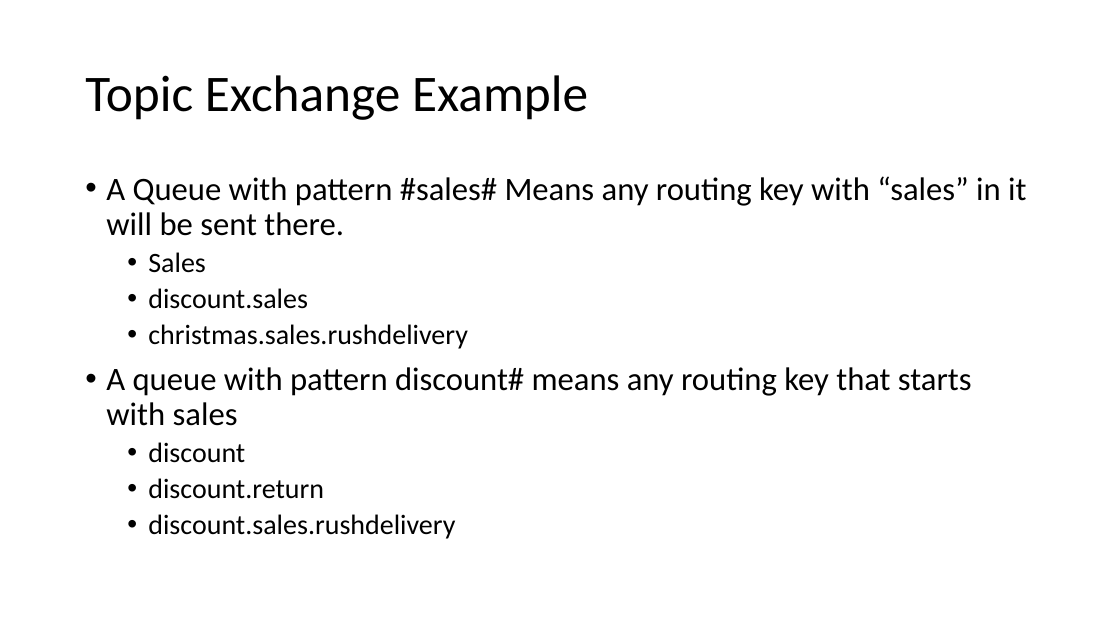
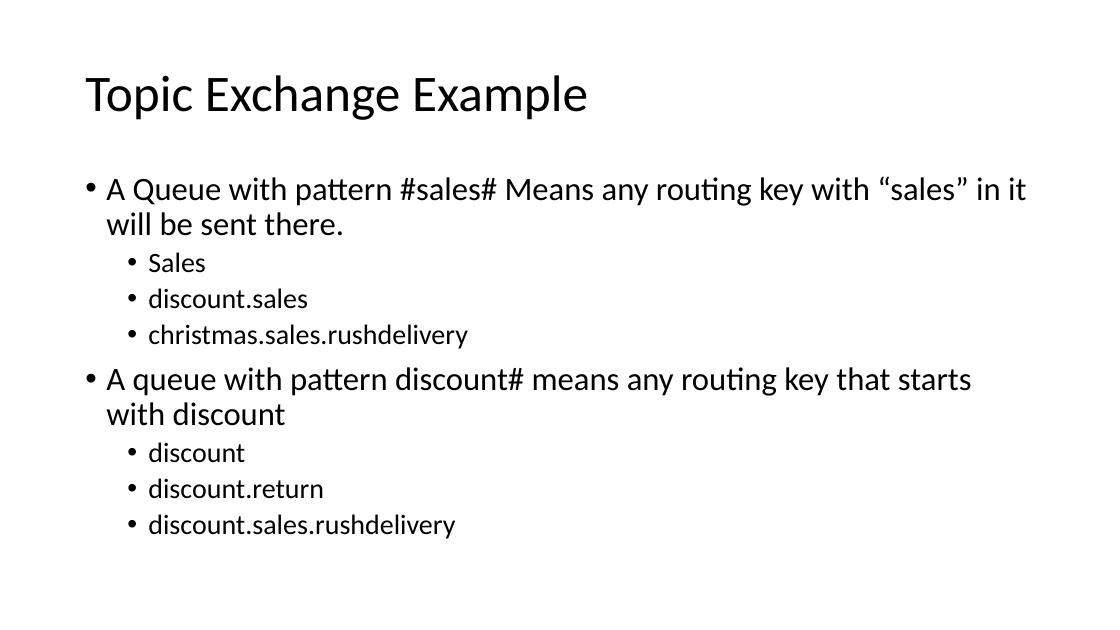
Before and after one commit to zaudtke/MessageQueuePresentation, a slide deck: slide 16 of slides/MessageQueuesPresentation.pptx. Drawn at 1120x630 pixels with LibreOffice and Linux fonts; fonts in the diff are those of the drawing. Boxes give left, top, right and bottom in pixels: in the first picture for what was removed or moved away, otherwise in the second. Text is boxed around its words. In the diff, an @@ line names an element or a change of style, - is before the commit and + after.

```diff
--- a/slides/MessageQueuesPresentation.pptx
+++ b/slides/MessageQueuesPresentation.pptx
@@ text at [106,367,972,426]: text changed @@
-• A queue with pattern discount# means any routing key that starts with sales
+• A queue with pattern discount# means any routing key that starts with discount
```
Also in this commit, not shown: 7 other slides changed, 3 slides added, 4 slides removed.
